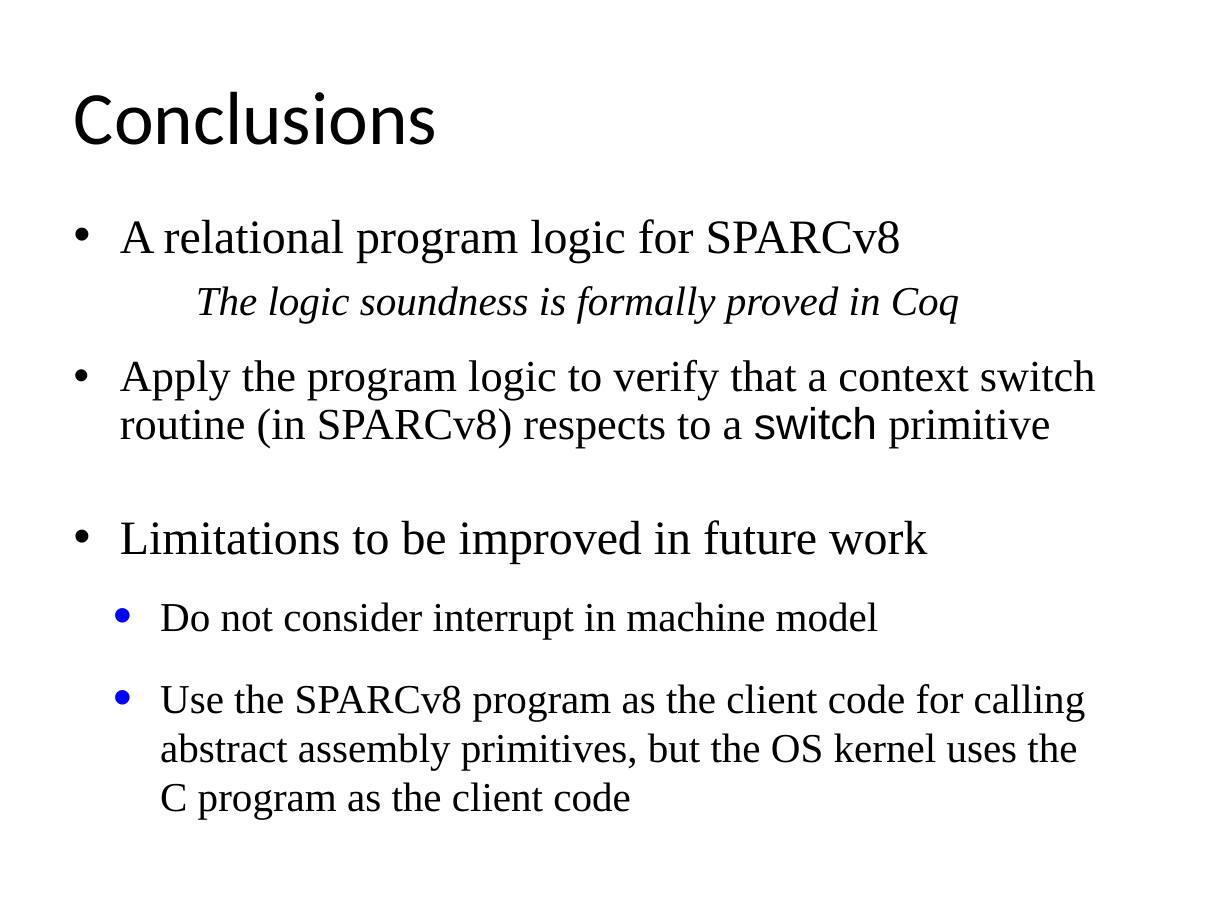
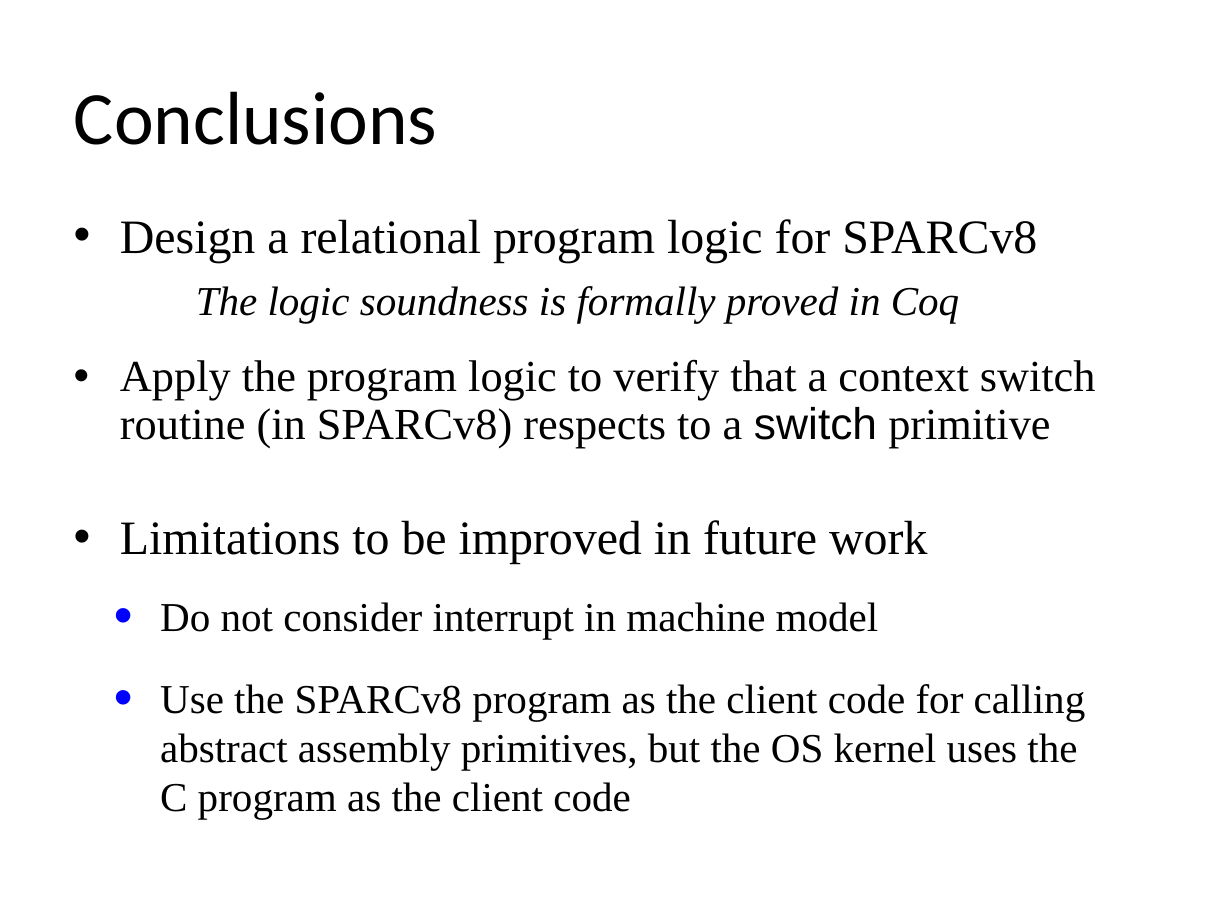
Before and after one commit to jpzha/SPARCv8-paper, a slide deck: slide 5 of final-version/Highlight.ppt. Drawn at 1232x924 pixels with LibreOffice and Linux fonts; fonts in the diff are those of the drawing. Boxes give left, top, right and bottom in pixels: in the first picture for what was removed or moved away, otherwise in the second. Text is boxed around its words. In the diff, an @@ line names an element or a change of style, - is before the commit and + after.

```diff
--- a/final-version/Highlight.ppt
+++ b/final-version/Highlight.ppt
@@ text at (120,219,1037,263): text changed @@
-• A relational program logic for SPARCv8
+• Design a relational program logic for SPARCv8
```
Also in this commit, not shown: 4 other files.
